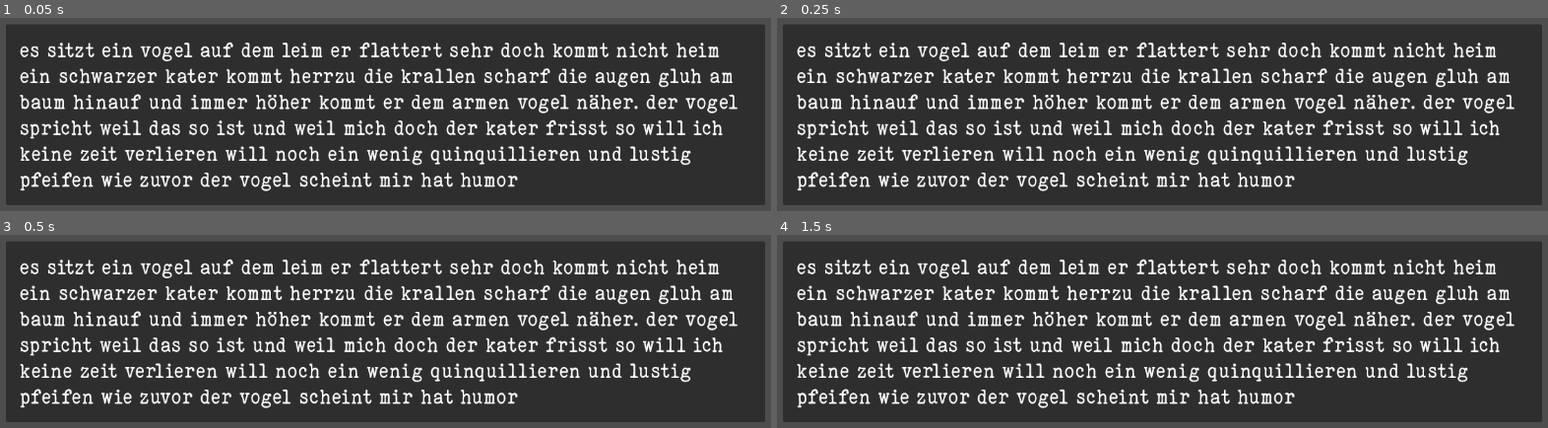
Above: before the commit, frames 1-4 (two rows, left to right).
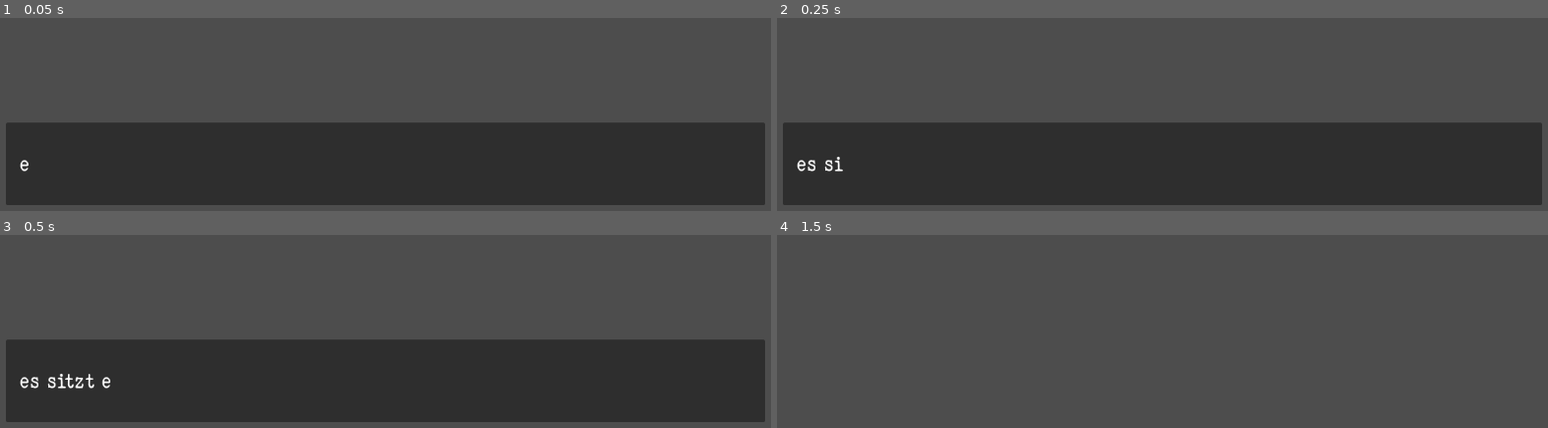
Above: after the commit, the same moments.

Repository: mandelbrot18/artikel
Game: Godot game, scene res://src/textbox.tscn
Two runs of this game, one before a commit and one after it. Both use one fixed random seed, a clock stepped at 60 frames per second and the inputs below. The project has no main scene, so this scene is started directly.
Inputs:
- Up to frame 1 (0.05 s): no input
- Up to frame 2 (0.25 s): no input
- Up to frame 3 (0.5 s): no input
- Up to frame 4 (1.5 s): tap Enter (ui_accept) at 0.5, 0.6, 0.77, 1.07, 1.25, 1.35 s

The runs differ from the first frame. In frame 1, 54% of the frame differs, in the area x 0-100%, y 3-90%; in frame 2, 54%; in frame 3, 55%; in frame 4, 87%, in the area x 0-100%, y 3-97%.

Commit message:
added script for displaying text with simple state machine

Diff:
--- /dev/null
+++ b/src/textbox.gd
@@ -0,0 +1,68 @@
+extends CanvasLayer
+
+@onready var textbox_container = $TextboxContainer
+@onready var label = $TextboxContainer/LabelContainer/Label
+@onready var end_symbol = $TextboxContainer/LabelContainer/End
+
+@onready var tween = get_tree().create_tween()
+
+const CHAR_READ_RATE = 0.05
+
+enum State {
+	READY,
+	READING,
+	FINISHED
+}
+
+var current_state = State.READY
+
+func _ready() -> void:
+	print("starting state: ready")
+	#add_text("Es sitzt ein Vogel auf dem Leim.")
+	add_text("es sitzt ein vogel auf dem leim er flattert sehr doch kommt nicht heim ein schwarzer kater kommt herrzu die krallen scharf die augen gluh am baum hinauf und immer höher kommt er dem armen vogel näher. der vogel spricht weil das so ist und weil mich doch der kater frisst so will ich keine zeit verlieren will noch ein wenig quinquillieren und lustig pfeifen wie zuvor der vogel scheint mir hat humor")
+
+func _process(delta: float) -> void:
+	match current_state:
+		State.READY:
+			pass
+		State.READING:
+			if Input.is_action_just_pressed("ui_accept"):
+				label.visible_ratio = 1
+				tween.stop()
+				change_state(State.FINISHED)
+		State.FINISHED:
+			if Input.is_action_just_pressed("ui_accept"):
+				change_state(State.READY)
+				hide_textbox()
+
+func hide_textbox():
+	label.text = ""
+	textbox_container.hide()
+
+func show_textbox():
+	textbox_container.show()
+
+func add_text(next_text):
+	change_state(State.READING)
+	label.text = next_text
+	var duration = next_text.length() * CHAR_READ_RATE
+	var text_length = next_text.length()
+	show_textbox()
+	#tween.tween_property(label, "visible_characters", text_length, text_length * CHAR_READ_RATE)
+	tween.tween_property(label, "visible_ratio", 1, duration)
+	tween.connect("finished", on_tween_finished)
+
+
+func on_tween_finished():
+		change_state(State.FINISHED)
+
+
+func change_state(next_state):
+	current_state = next_state
+	match current_state:
+		State.READY:
+			print("changed to ready")
+		State.READING:
+			print("changed to reading")
+		State.FINISHED:
+			print("changed to finished")
--- a/src/textbox.tscn
+++ b/src/textbox.tscn
@@ -1,10 +1,12 @@
-[gd_scene load_steps=2 format=3 uid="uid://cuicgy5x4slre"]
+[gd_scene load_steps=3 format=3 uid="uid://cuicgy5x4slre"]
 
 [ext_resource type="FontFile" uid="uid://cabgsw3vwr2tl" path="res://assets/fonts/ELEGANT TYPEWRITER Regular.ttf" id="1_cx0jj"]
+[ext_resource type="Script" path="res://src/textbox.gd" id="1_pmgiw"]
 
 [node name="Textbox" type="CanvasLayer"]
+script = ExtResource("1_pmgiw")
 
-[node name="MarginContainer" type="MarginContainer" parent="."]
+[node name="TextboxContainer" type="MarginContainer" parent="."]
 anchors_preset = 12
 anchor_top = 1.0
 anchor_right = 1.0
@@ -17,19 +19,20 @@
 theme_override_constants/margin_right = 20
 theme_override_constants/margin_bottom = 20
 
-[node name="Panel" type="Panel" parent="MarginContainer"]
+[node name="Background" type="Panel" parent="TextboxContainer"]
 layout_mode = 2
 
-[node name="MarginContainer" type="MarginContainer" parent="MarginContainer"]
+[node name="LabelContainer" type="MarginContainer" parent="TextboxContainer"]
 layout_mode = 2
 theme_override_constants/margin_left = 20
 theme_override_constants/margin_top = 20
 theme_override_constants/margin_right = 20
 theme_override_constants/margin_bottom = 20
 
-[node name="Label" type="Label" parent="MarginContainer/MarginContainer"]
+[node name="Label" type="Label" parent="TextboxContainer/LabelContainer"]
 layout_mode = 2
 theme_override_fonts/font = ExtResource("1_cx0jj")
 theme_override_font_sizes/font_size = 30
 text = "es sitzt ein vogel auf dem leim er flattert sehr doch kommt nicht heim ein schwarzer kater kommt herrzu die kra …(289 unchanged characters)…
 autowrap_mode = 2
+visible_ratio = -0.00250627
